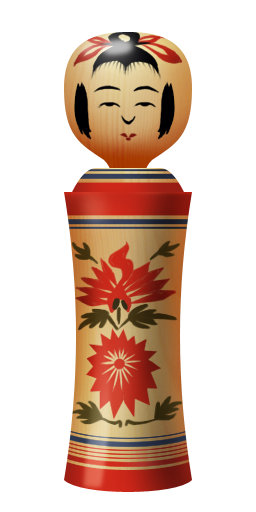
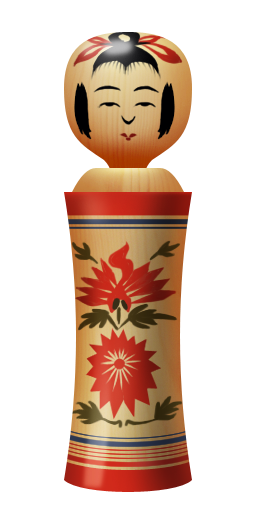
Layer changes from the first 256x512 image to the second:
hid group "lines" (1st of 2, in "shoulders") (4 layers) over [72, 169, 184, 192]
painted on "Layer 25" over [90, 270, 176, 306]
